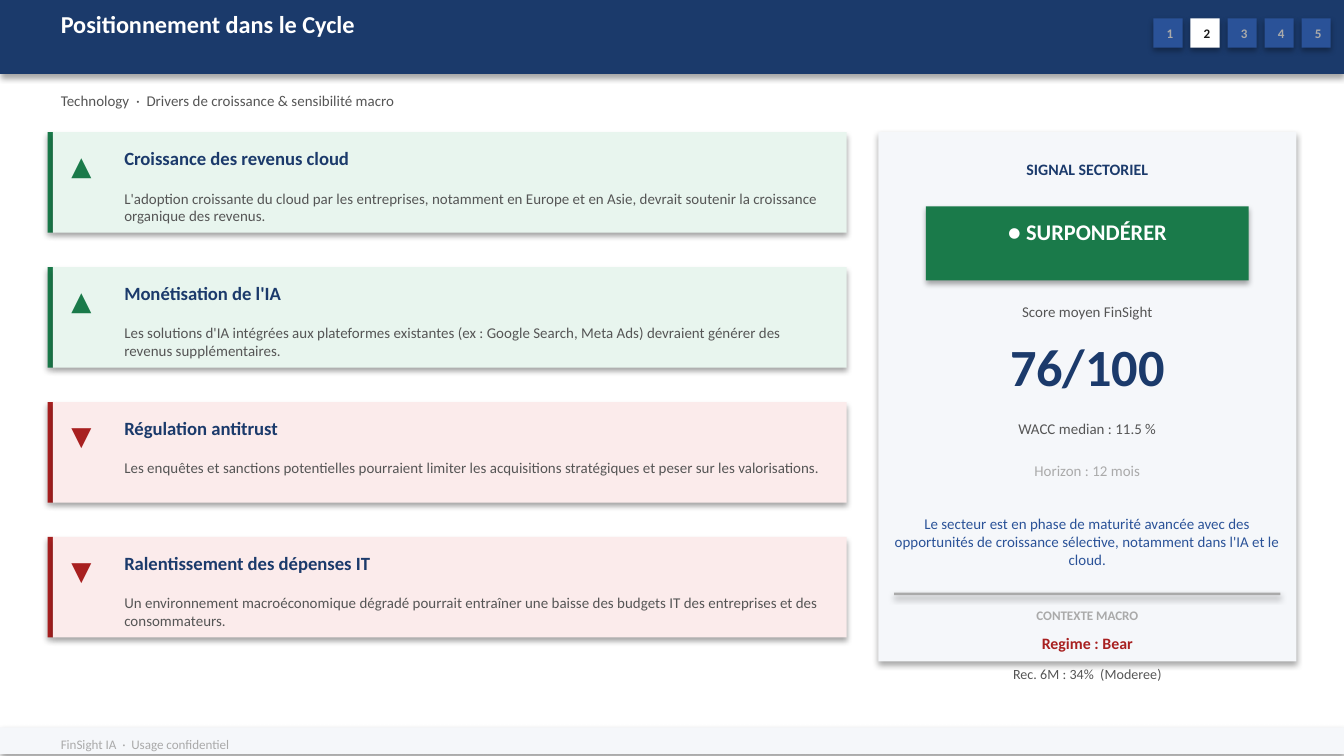
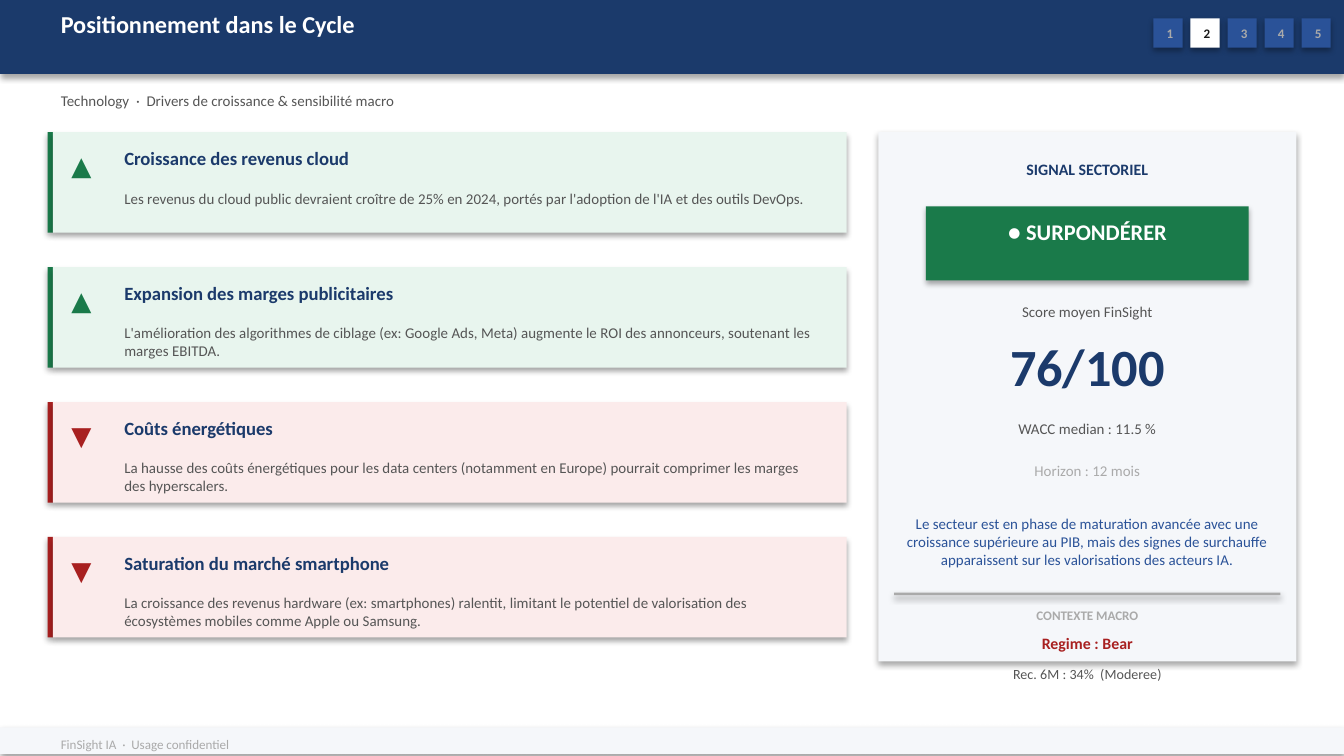
Before and after one commit to baptistejeh07-art/finsight-ia, a slide deck: slide 7 of preview/secteur_Technology_S&P_500/secteur_Technology_S&P_500.pptx. Drawn at 1344x756 pixels with LibreOffice and Linux fonts; fonts in the diff are those of the drawing. Boxes give left, top, right and bottom in pixels: in the first picture for what was removed or moved away, otherwise in the second. Text is boxed around its words. In the diff, an @@ line names an element or a change of style, - is before the commit and + after.

Commit message:
chore(preview): secteur_Technology_S&P_500 outputs regeneres

```diff
--- a/preview/secteur_Technology_S&P_500/secteur_Technology_S&P_500.pptx
+++ b/preview/secteur_Technology_S&P_500/secteur_Technology_S&P_500.pptx
@@ text at bbox=[124, 193, 804, 207]: text changed @@
-L'adoption croissante du cloud par les entreprises, notamment en Europe et en Asie, devrait soutenir la croissance organique des revenus.
+Les revenus du cloud public devraient croître de 25% en 2024, portés par l'adoption de l'IA et des outils DevOps.
@@ text at bbox=[124, 287, 394, 303]: text changed @@
-Monétisation de l'IA
+Expansion des marges publicitaires
@@ text at bbox=[124, 327, 810, 359]: text changed @@
-Les solutions d'IA intégrées aux plateformes existantes (ex : Google Search, Meta Ads) devraient générer des revenus supplémentaires.
+L'amélioration des algorithmes de ciblage (ex: Google Ads, Meta) augmente le ROI des annonceurs, soutenant les marges EBITDA.
@@ text at bbox=[124, 422, 273, 438]: text changed @@
-Régulation antitrust
+Coûts énergétiques
@@ text at bbox=[124, 462, 798, 494]: text changed @@
-Les enquêtes et sanctions potentielles pourraient limiter les acquisitions stratégiques et peser sur les valorisations.
+La hausse des coûts énergétiques pour les data centers (notamment en Europe) pourrait comprimer les marges des hyperscalers.
@@ text at bbox=[907, 518, 1267, 568]: text changed @@
-Le secteur est en phase de maturité avancée avec des opportunités de croissance sélective, notamment dans l'IA et le cloud.
+Le secteur est en phase de maturation avancée avec une croissance supérieure au PIB, mais des signes de surchauffe apparaissent sur les valorisations des acteurs IA.
@@ text at bbox=[124, 557, 389, 573]: text changed @@
-Ralentissement des dépenses IT
+Saturation du marché smartphone
@@ text at bbox=[124, 597, 747, 629]: text changed @@
-Un environnement macroéconomique dégradé pourrait entraîner une baisse des budgets IT des entreprises et des consommateurs.
+La croissance des revenus hardware (ex: smartphones) ralentit, limitant le potentiel de valorisation des écosystèmes mobiles comme Apple ou Samsung.
```
Also in this commit, not shown: 5 other slides changed, 2 other files.
